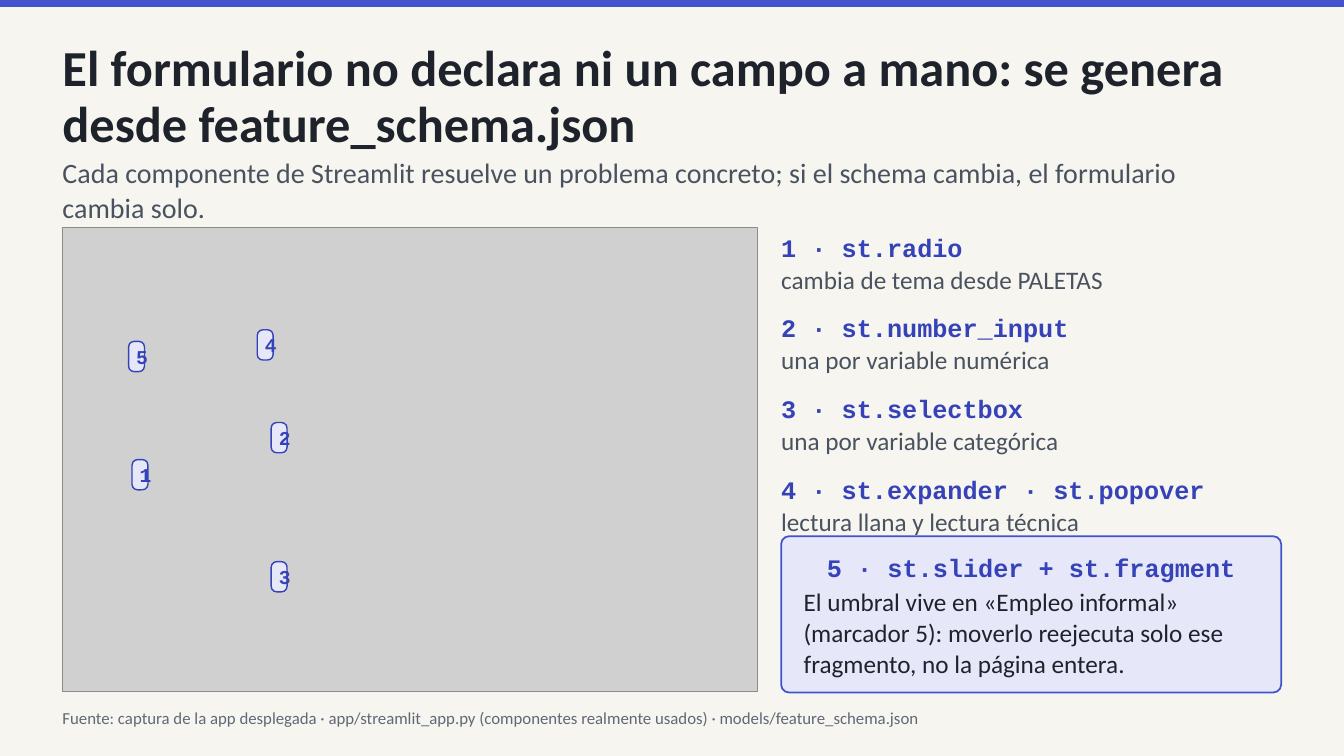
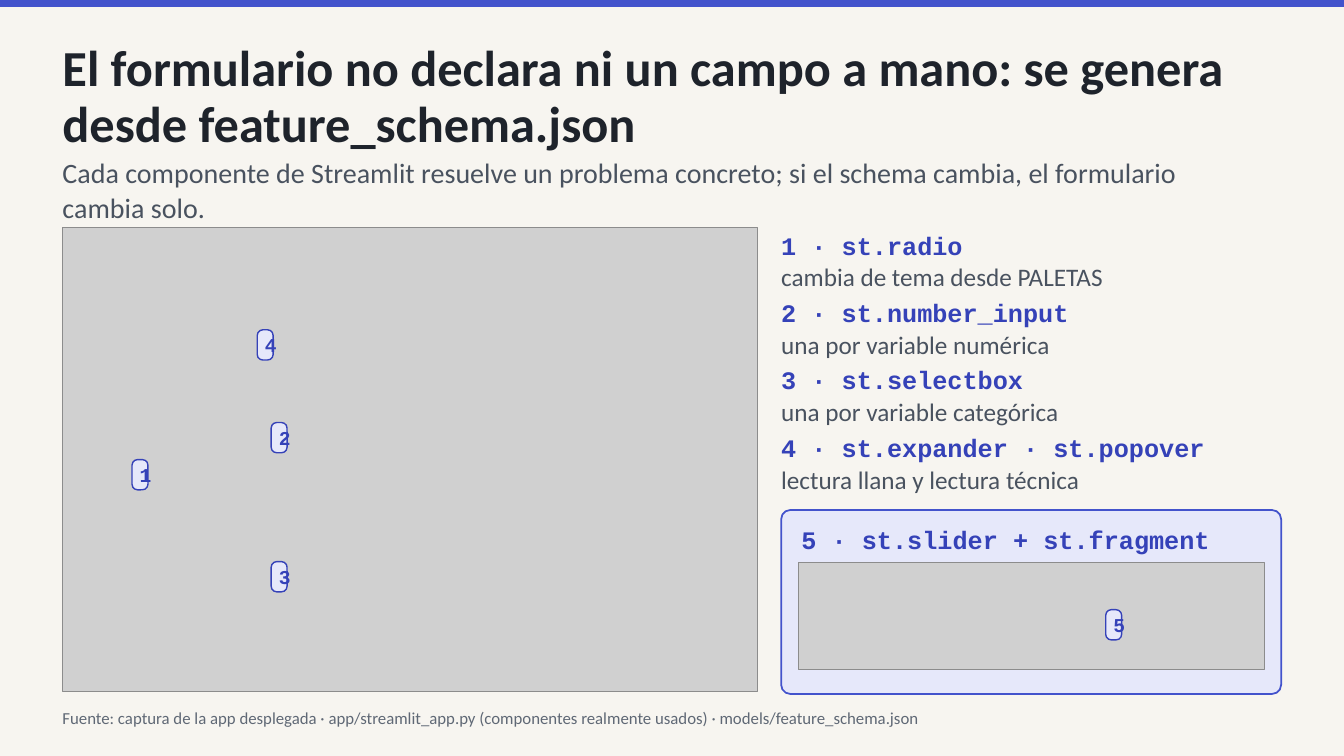
Before and after one commit to IchiSieben/enaho-ingresos-informalidad, a slide deck: slide 6 of docs/presentacion/ENAHO_exposicion.pptx. Drawn at 1344x756 pixels with LibreOffice and Linux fonts; fonts in the diff are those of the drawing; grey boxes stand for pictures. Boxes give left, top, right and bottom in pixels: in the first picture for what was removed or moved away, otherwise in the second. Text is boxed around its words. In the diff, an @@ line names an element or a change of style, - is before the commit and + after.

```diff
--- a/docs/presentacion/ENAHO_exposicion.pptx
+++ b/docs/presentacion/ENAHO_exposicion.pptx
@@ text at [781,268,1103,493]: line spacing 1.02 to 1; less space between paragraphs @@
@@ rounded rectangle added at [781,510,1281,695], fill #E6E8FA, outline #4353CC 1.25 pt @@
@@ text "5 · st.slider + st.fragment": place and size @@
-text "5 · st.slider + st.fragment" at [781,536,1281,693]
+text "5 · st.slider + st.fragment" at [801,530,1209,555]
@@ text "5 · st.slider + st.fragment" at [801,530,1209,555]: alignment centre to left; less space between paragraphs; fill #E6E8FA to none; outline #4353CC 1.25 pt to none @@
@@ picture added at [799,563,1264,670] @@
@@ text at [804,593,1223,678]: paragraph removed @@
-El umbral vive en «Empleo informal» (marcador 5): moverlo reejecuta solo ese fragmento, no la página entera.
@@ rounded rectangle "5": place and size @@
-rounded rectangle "5" at [129,342,145,372]
+rounded rectangle "5" at [1106,610,1122,640]
```
Also in this commit, not shown: 6 other slides changed, 7 other files.
